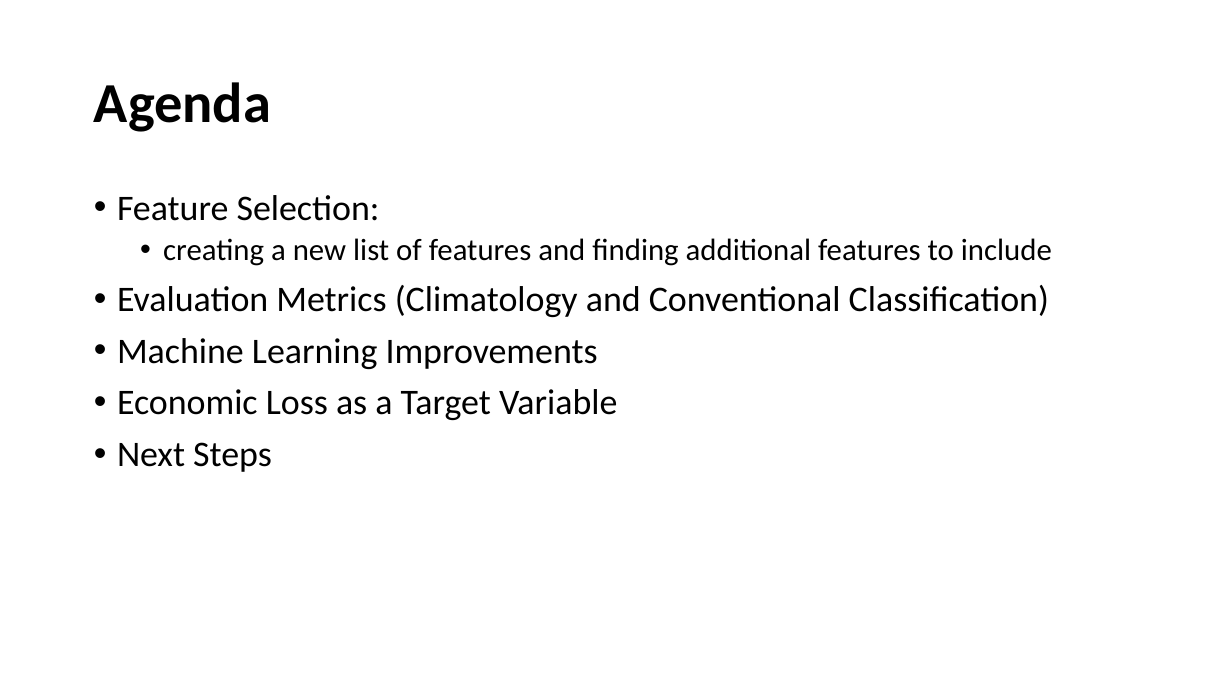
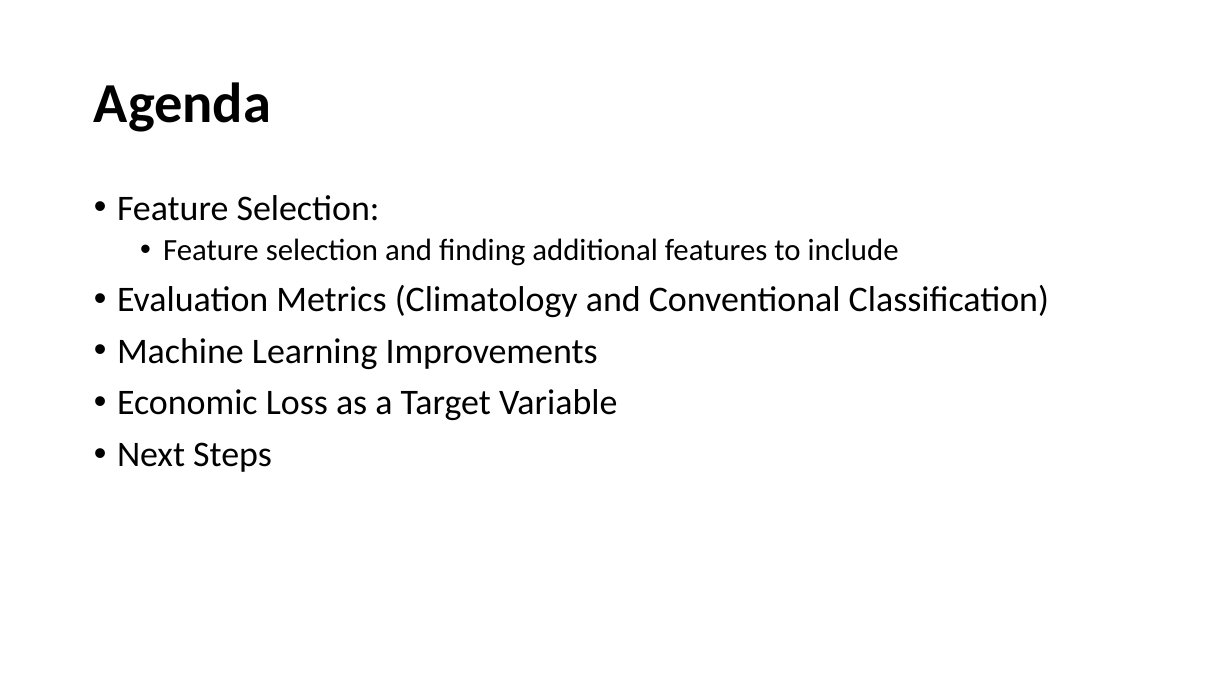
Before and after one commit to akshaym2497/RMDS_Hurricane_Forecasting, a slide deck: slide 2 of presentation material/week3_hurricane.pptx. Drawn at 1232x693 pixels with LibreOffice and Linux fonts; fonts in the diff are those of the drawing. Boxes give left, top, right and bottom in pixels: in the first picture for what was removed or moved away, otherwise in the second. Text is boxed around its words. In the diff, an @@ line names an element or a change of style, - is before the commit and + after.

```diff
--- a/presentation material/week3_hurricane.pptx
+++ b/presentation material/week3_hurricane.pptx
@@ text at [163,238,899,266]: text changed @@
-  • creating a new list of features and finding additional features to include
+  • Feature selection and finding additional features to include
```
Also in this commit, not shown: 3 other slides changed, 5 slides added.
